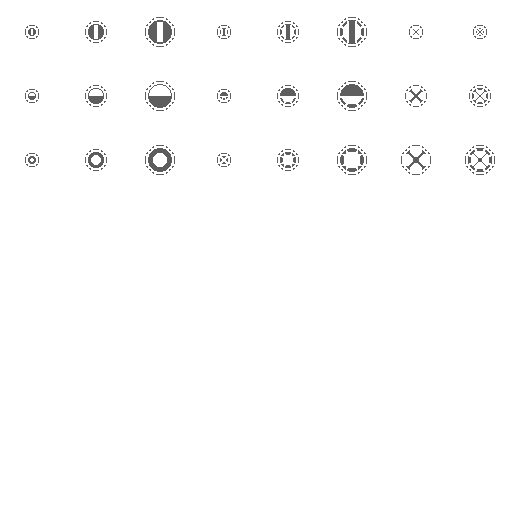
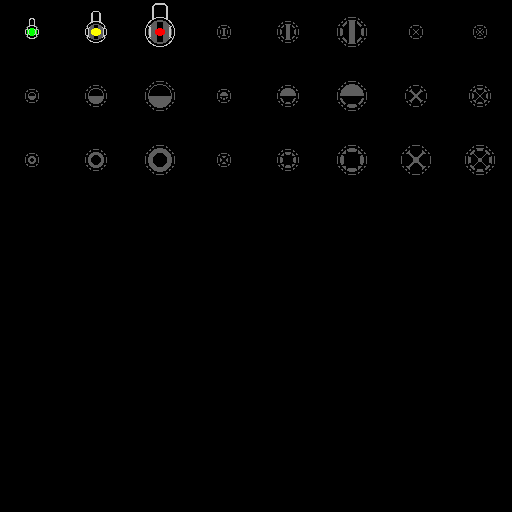
Two versions of the same layered image (512 × 512). Layer-by-layer changes:
added layer "Heavy Weapons" above "Medium Weapons" over box(29, 3, 175, 47)
added layer "Medium Weapons" above "Light Weapons" over box(85, 11, 107, 43)
added layer "Light Weapons" above "Light Indicators OFF" over box(25, 18, 39, 39)
added layer "Light Indicators OFF" above "Light Indicators LOADING" over box(155, 28, 165, 36)
added layer "Light Indicators LOADING" above "Light Indicators" over box(91, 28, 101, 36)
added layer "Light Indicators" above "Empty Mounts" over box(27, 28, 37, 36)
showed "Background" over box(0, 0, 512, 512)
